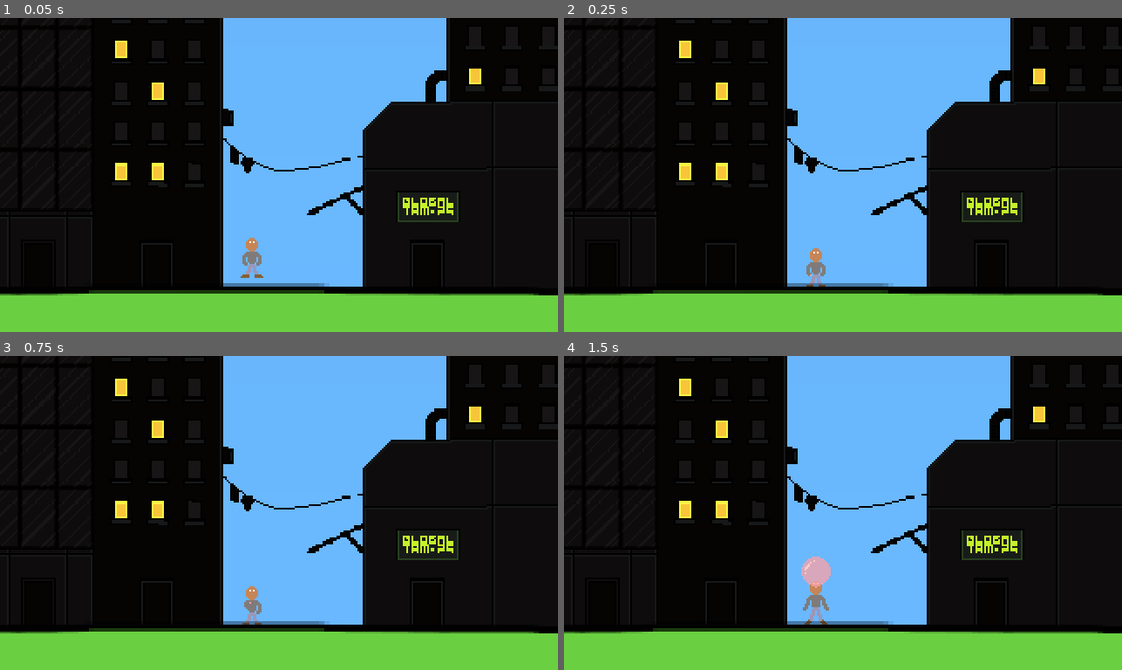
Above: before the commit, frames 1-4 (two rows, left to right).
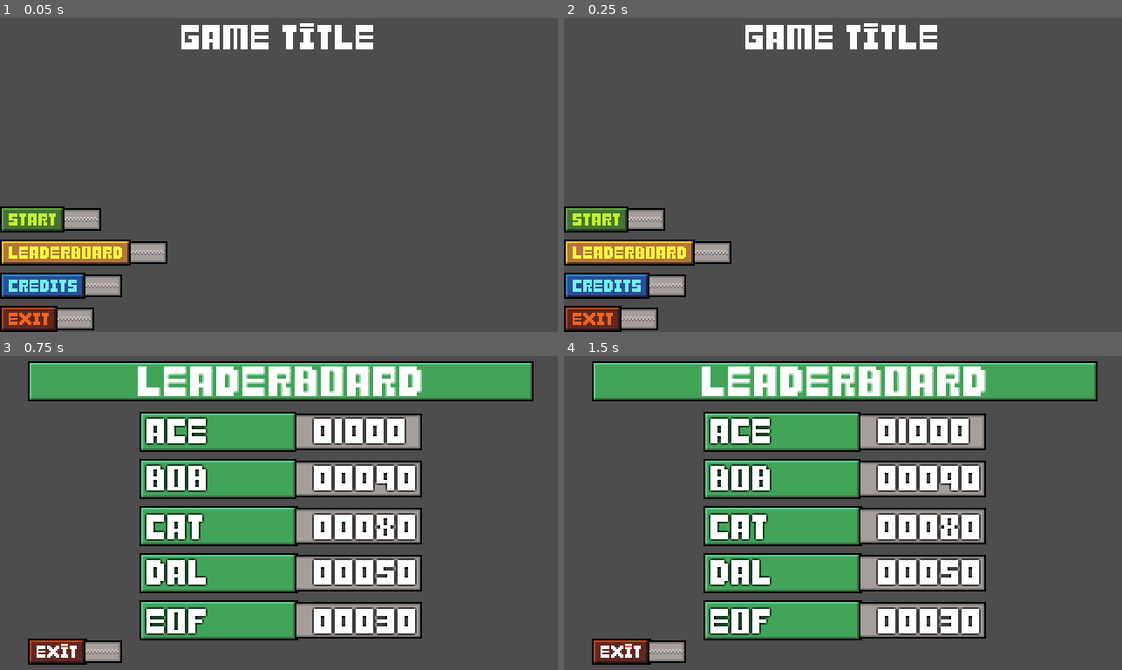
Above: after the commit, the same moments.

Repository: eagle-eye-scouter/GGJ_BubbleBlowing
Game: Godot game, scene res://scenes/main_menu.tscn
Two runs of this game, one before a commit and one after it. Both use one fixed random seed, a clock stepped at 60 frames per second and the inputs below. Before the commit the project starts from res://scenes/scroll_world.tscn.
Inputs (mouse positions are in pixels of both pictures, inside the frame that each line leads up to):
- Up to frame 1 (0.05 s): no input
- Up to frame 2 (0.25 s): no input
- Up to frame 3 (0.75 s): click (83, 591) at 0.52 s
- Up to frame 4 (1.5 s): tap Enter (ui_accept) at 1.25 s; hold D (player_right) from 1.28 s (still down); hold Enter (ui_accept) from 1.28 s (still down)

The runs differ from the first frame. In frame 1, 99% of the frame differs, in the area x 0-100%, y 0-100%; in frame 2, 99%; in frame 3, 98%; in frame 4, 98%.

Commit message:
Fixed leaderboard visuals

Diff:
--- a/fonts/scoreboard_font_setting.tres
+++ b/fonts/scoreboard_font_setting.tres
@@ -4,6 +4,5 @@
 
 [resource]
 font = ExtResource("1_oslkp")
-font_size = 32
 outline_size = 2
 outline_color = Color(0, 0, 0, 1)
--- a/project.godot
+++ b/project.godot
@@ -11,7 +11,7 @@
 [application]
 
 config/name="BubbleBlower"
-run/main_scene="res://scenes/scroll_world.tscn"
+run/main_scene="res://scenes/main_menu.tscn"
 config/features=PackedStringArray("4.3", "GL Compatibility")
 config/icon="res://icon.svg"
 
--- a/scenes/score_entry.tscn
+++ b/scenes/score_entry.tscn
@@ -9,16 +9,18 @@
 p_score = 1000
 
 [node name="Name" type="Label" parent="."]
+offset_top = 8.0
 offset_right = 40.0
-offset_bottom = 23.0
+offset_bottom = 31.0
 text = "AAA"
 label_settings = ExtResource("2_1ht85")
 metadata/_edit_use_anchors_ = true
 
 [node name="Score" type="Label" parent="."]
-offset_left = 128.0
-offset_right = 263.0
-offset_bottom = 35.0
-text = "000200"
+offset_left = 96.0
+offset_top = 8.0
+offset_right = 231.0
+offset_bottom = 43.0
+text = "00000"
 label_settings = ExtResource("2_1ht85")
 metadata/_edit_use_anchors_ = true
--- a/scenes/scoreboard.tscn
+++ b/scenes/scoreboard.tscn
@@ -34,18 +34,28 @@
 text = "Leaderboard"
 
 [node name="Score Entry" parent="." instance=ExtResource("1_6sl18")]
-position = Vector2(84, 21)
-p_name = "DOT"
-p_score = 49201
+position = Vector2(84, 32)
+p_name = "ACE"
 
 [node name="Score Entry2" parent="." instance=ExtResource("1_6sl18")]
-position = Vector2(84, 48)
-p_score = 2003
+position = Vector2(84, 59)
+p_name = "BOB"
+p_score = 90
 
 [node name="Score Entry3" parent="." instance=ExtResource("1_6sl18")]
-position = Vector2(84, 75)
-p_name = "BOB"
-p_score = 402
+position = Vector2(84, 87)
+p_name = "CAT"
+p_score = 80
+
+[node name="Score Entry4" parent="." instance=ExtResource("1_6sl18")]
+position = Vector2(84, 113)
+p_name = "DAL"
+p_score = 50
+
+[node name="Score Entry5" parent="." instance=ExtResource("1_6sl18")]
+position = Vector2(84, 141)
+p_name = "EOF"
+p_score = 30
 
 [node name="Timer" type="Timer" parent="."]
 wait_time = 0.75
@@ -70,3 +80,4 @@
 text = "Exit"
 
 [connection signal="timeout" from="Timer" to="." method="_on_timer_timeout"]
+[connection signal="pressed" from="TextureButton" to="." method="_on_texture_button_pressed"]
--- a/scripts/score_entry.gd
+++ b/scripts/score_entry.gd
@@ -27,4 +27,4 @@
 
 func update_display():
 	disp_name.text = p_name
-	disp_score.text = "%06d" % p_score
+	disp_score.text = "%05d" % p_score
--- a/scripts/scoreboard.gd
+++ b/scripts/scoreboard.gd
@@ -114,3 +114,6 @@
 	# Toggle display status
 	is_showing = display
 	update_display()
+
+func _on_texture_button_pressed() -> void:
+	get_tree().change_scene_to_file("res://scenes/main_menu.tscn")
